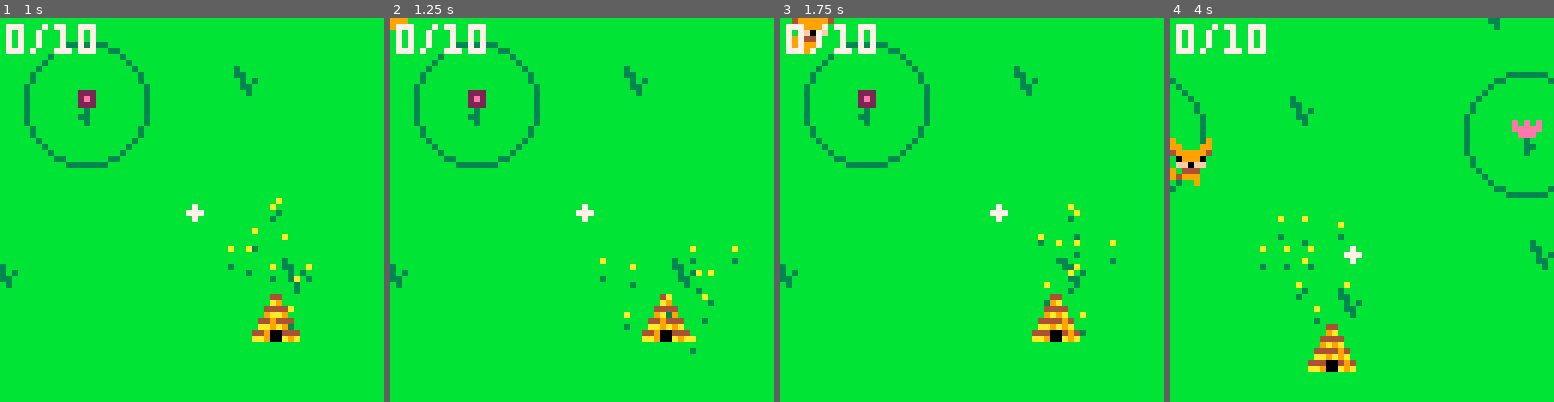
Above: before the commit, frames 1-4 (left to right).
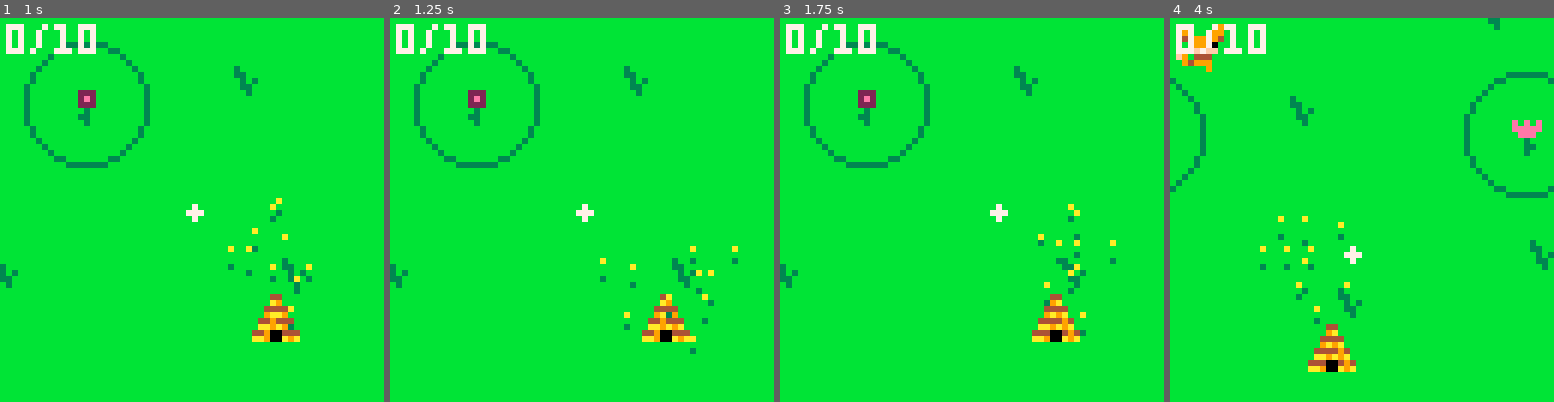
Above: after the commit, the same moments.

Repository: greysonp/swarm
Game: PICO-8 cartridge bees.p8
The game is run twice, just before and just after one commit, with the same random seed, the same clock (stepped at 60 frames per second) and the same inputs.
Inputs:
- Up to frame 1 (1 s): tap X (X key) at 0.33 s; tap O (Z key) at 0.7 s
- Up to frame 2 (1.25 s): tap X (X key) at 1.07 s
- Up to frame 3 (1.75 s): hold Right from 1.6 s (still down); tap O (Z key) at 1.7 s
- Up to frame 4 (4 s): tap X (X key) at 1.85, 2.97 s; release Right at 2.1 s; tap O (Z key) every 0.4 s from 2.1 to 3.7 s; hold Up 2.15-2.42 s; hold Right 2.47-3.03 s; hold Left 3.08-3.58 s; hold Down 3.63-3.97 s

Frame 1 is identical in both runs. In frame 2, 0.1% of the frame differs, in the area x 0-5%, y 0-4%; in frame 3, 0.5%; in frame 4, 1.4%, in the area x 0-15%, y 1-44%.

Commit message:
Enemies move towards flowers.

Diff:
--- a/bees.p8
+++ b/bees.p8
@@ -53,8 +53,8 @@
   -- add flowers to the stage
   addflower(newflower(32, 32, 32))
   addflower(newflower(96, 32, 33))
-  addflower(newflower(32, 96, 34))
-  addflower(newflower(96, 96, 35))
+  addflower(newflower(96, 96, 34))
+  addflower(newflower(32, 96, 35))
 
   -- add bees to the stage
   for i = 1, startbees do
@@ -63,7 +63,7 @@
   end
 
   -- add an enemy
-  addenemy(newenemy(10, 10))
+  addenemy(newenemy(64, 0))
 end
 
 function _update()
@@ -112,9 +112,9 @@
     end
   end
 
-  if flag then pset(63, 0, 8) end
+  if flag then pset(cam.x + 63, cam.y, 8) end
   if debugtext != nil then
-    print(debugtext, 0, 59)
+    print(debugtext, cam.x, cam.y + 59)
   end
 end
 
@@ -171,6 +171,7 @@
     local dist = diff:mag()
     if dist < closestdist and cond(obj, dist) then
       closest = obj
+      closestdist = dist
     end
   end
   return closest
@@ -513,21 +514,27 @@
   enemy.maxhealth = 100
   enemy.health = enemy.maxhealth
   enemy.healthbar = newhealthbar(enemy, -9)
-  enemy.radius = 7
+  enemy.radius = 5
   enemy.attackspeed = 30
+  enemy.walkspeed = 0.25
   enemy.state = 0 -- 0 = normal, 1 = attacking, 2 = running
 
   function enemy:update()
-    self.vel.x = 0.25
-    self.vel.y = 0.25
-
-    -- only attack if not running away
     if self.state != 2 then
-      self:attack()
+      self.state = 0
+      self:attackifpossible()
+
+      -- if we didn't attack anything, then walk towards a flower
+      if self.state == 0 then
+        self:targetflower()
+      end
     else
+      -- run away!
       self.vel.x = 0
       self.vel.y = -1
     end
+
+
   end
 
   function enemy:draw()
@@ -552,7 +559,7 @@
     end
   end
 
-  function enemy:attack()
+  function enemy:attackifpossible()
     local bee = findclosest(bees, self.pos.x, self.pos.y, function(obj, dist)
       return dist <= self.radius
     end)
@@ -564,9 +571,16 @@
       self.vel.x = 0
       self.vel.y = 0
       self.state = 1
-    else
-      self.state = 0
-    end
+    end
+  end
+
+  function enemy:targetflower()
+    local flower = findclosest(flowers, self.pos.x, self.pos.y, function(obj, dist) return true end)
+    local diff = flower.pos:sub(self.pos)
+    local rads = atan2(diff.x, diff.y)
+
+    self.vel.x = cos(rads) * self.walkspeed
+    self.vel.y = sin(rads) * self.walkspeed
   end
 
   function enemy:sethealth(health)
